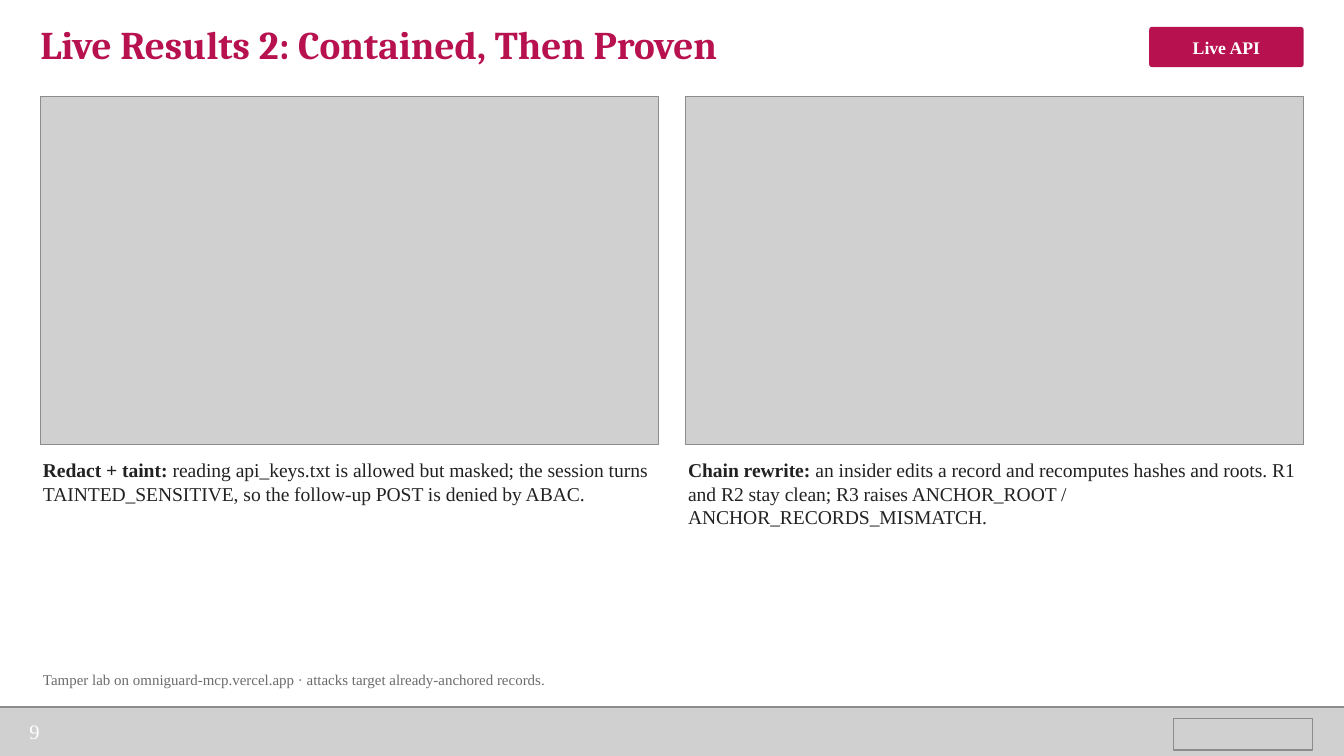
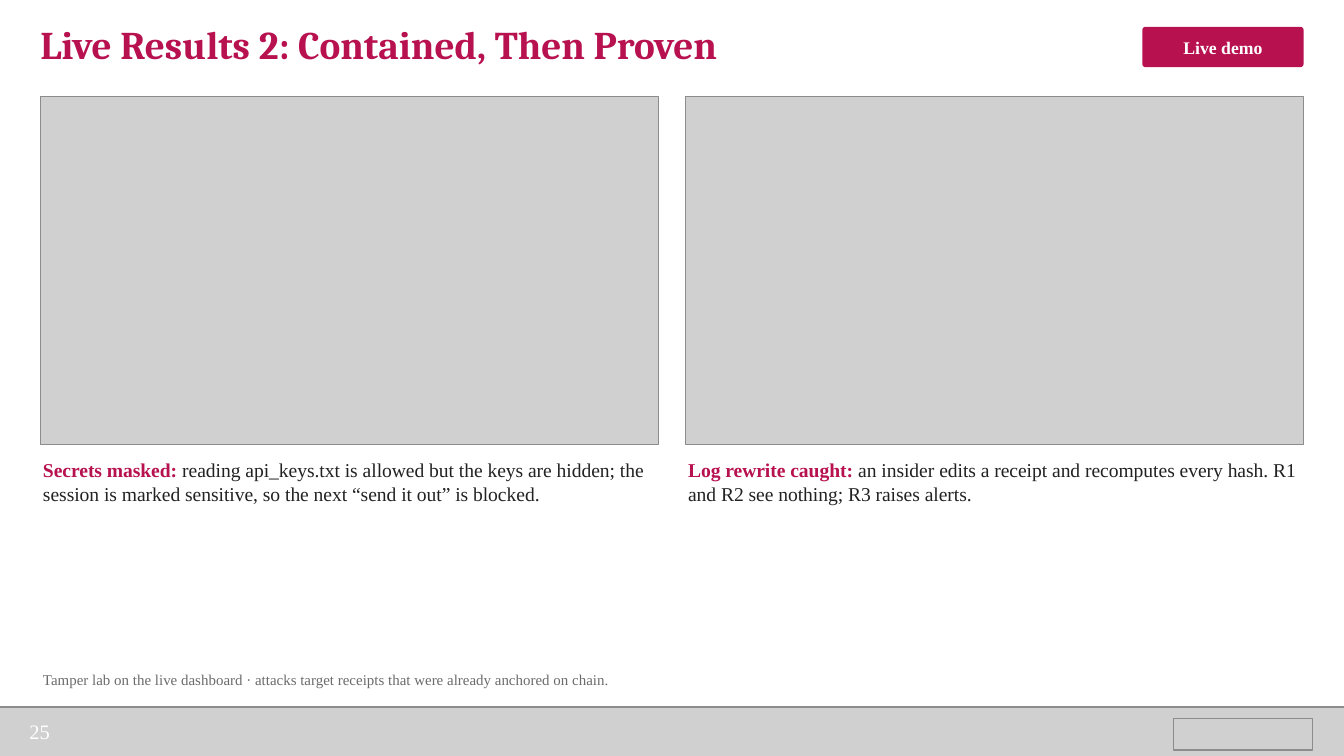
Before and after one commit to lucky07-07/omniguard-mcp, a slide deck: slide 25 of docs/OmniGuard-MCP_Final_Presentation.pptx (slide 9 before the commit). Drawn at 1344x756 pixels with LibreOffice and Linux fonts; fonts in the diff are those of the drawing; grey boxes stand for pictures; background and template pictures are left out. Boxes give left, top, right and bottom in pixels: in the first picture for what was removed or moved away, otherwise in the second. Text is boxed around its words. In the diff, an @@ line names an element or a change of style, - is before the commit and + after.

Commit message:
docs: expand the final deck with plain-language explainers and full metrics
Adds slides on the overall workflow, a worked decision example, deterministic rules,
the AuditAnchor smart contract and Solidity, the datasets used, metric definitions,
per-dataset Accuracy / Precision / Recall / F1 / Macro-F1 / Weighted-F1 / MCC, a
comparison with existing detectors re-run on the same rows, the ablation scored as
classification, and a limitations slide. Charts are native PowerPoint charts.

```diff
--- a/docs/OmniGuard-MCP_Final_Presentation.pptx
+++ b/docs/OmniGuard-MCP_Final_Presentation.pptx
@@ rounded rectangle "Live demo": place and size @@
-rounded rectangle "Live demo" at <box>1149,27,1304,67</box>
+rounded rectangle "Live demo" at <box>1142,27,1304,67</box>
@@ text in rounded rectangle at <box>1183,41,1262,55</box>: text changed @@
-Live API
+Live demo
@@ text at <box>43,463,644,504</box>: text changed @@
-Redact + taint: reading api_keys.txt is allowed but masked; the session turns TAINTED_SENSITIVE, so the follow-up POST is denied by ABAC.
+Secrets masked: reading api_keys.txt is allowed but the keys are hidden; the session is marked sensitive, so the next “send it out” is blocked.
@@ text at <box>688,463,1296,506</box>: text changed @@
-Chain rewrite: an insider edits a record and recomputes hashes and roots. R1 and R2 stay clean; R3 raises ANCHOR_ROOT / ANCHOR_RECORDS_MISMATCH.
+Log rewrite caught: an insider edits a receipt and recomputes every hash. R1 and R2 see nothing; R3 raises alerts.
@@ text at <box>43,674,608,688</box>: text changed @@
-Tamper lab on omniguard-mcp.vercel.app · attacks target already-anchored records.
+Tamper lab on the live dashboard · attacks target receipts that were already anchored on chain.
@@ text at <box>29,726,50,739</box>: text changed @@
-9
+25
```
Also in this commit, not shown: 9 other slides changed, 18 slides added, 1 slide removed, 1 other file.
